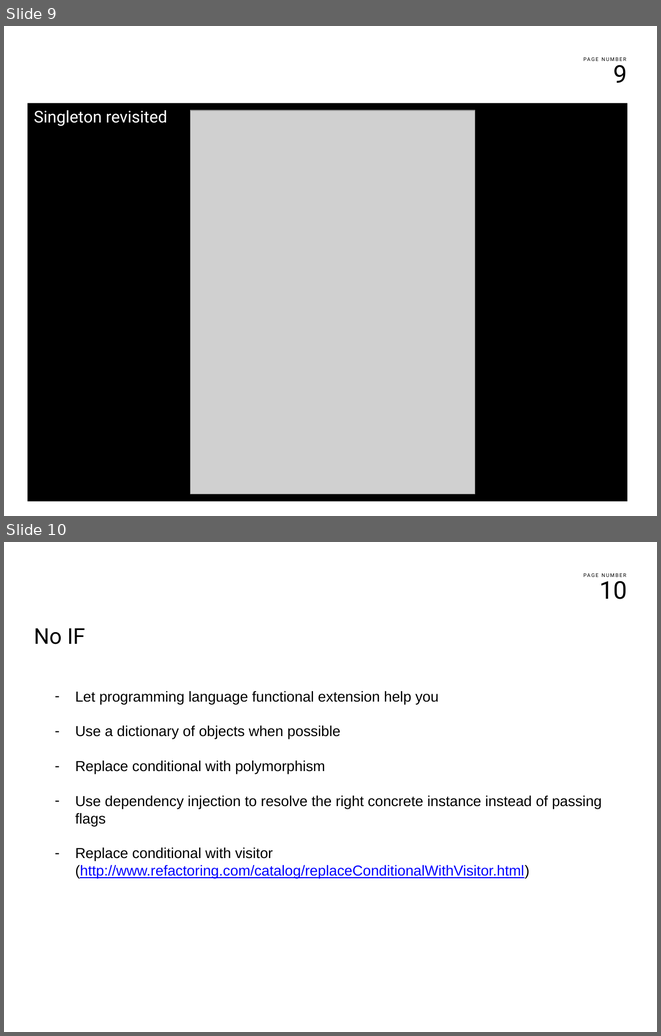
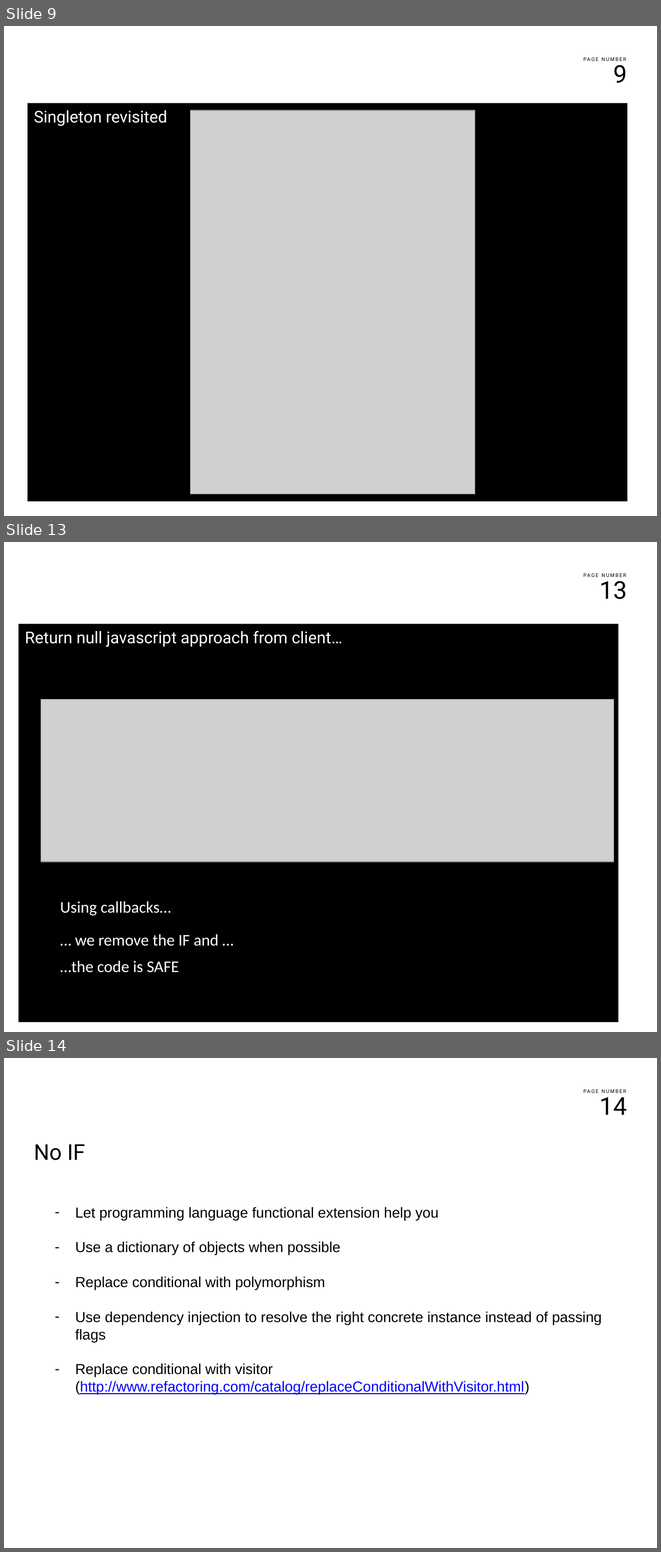
Before and after one commit to kentoo/NoIF, a slide deck: docs/noif.pptx. Shown one above the other, each under a label of ours: slides 9 and 10 before the commit, slides 9, 13 and 14 after it; the slides between them are not shown. The pictures are 661x1036 and 661x1552 pixels, drawn with LibreOffice and Linux fonts; fonts in the diff are those of the drawing; grey boxes stand for pictures; background and template pictures are left out. Boxes give left, top, right and bottom in pixels: in the first picture for what was removed or moved away, otherwise in the second. Text is boxed around its words. In the diff, an @@ line names an element or a change of style, - is before the commit and + after.

Commit message:
adding callbacks to solve

```diff
--- a/docs/noif.pptx
+++ b/docs/noif.pptx
@@ slide 13 added at (4, 542, 657, 1032), background #FFFFFF; not listed: 2 template elements that a slide beside it also shows @@
@@ text added at (18, 624, 618, 1022), fill #000000, 18 pt, text #FFFFFF @@
+Return null javascript approach from client…
@@ picture added at (41, 699, 614, 862) @@
@@ text added at (60, 901, 171, 916), 18 pt, text #FFFFFF @@
+Using callbacks…
@@ text added at (75, 934, 219, 946), 18 pt, text #FFFFFF @@
+… we remove the IF and …
@@ text added at (60, 960, 179, 972), 18 pt, text #FFFFFF @@
+…the code is SAFE
@@ what was slide 10 is now slide 14 @@
@@ page number at (599, 1092, 627, 1115): text changed @@
-10
+14
```
Also in this commit, not shown: 2 slides changed, 3 other slides added, 2 other files.
